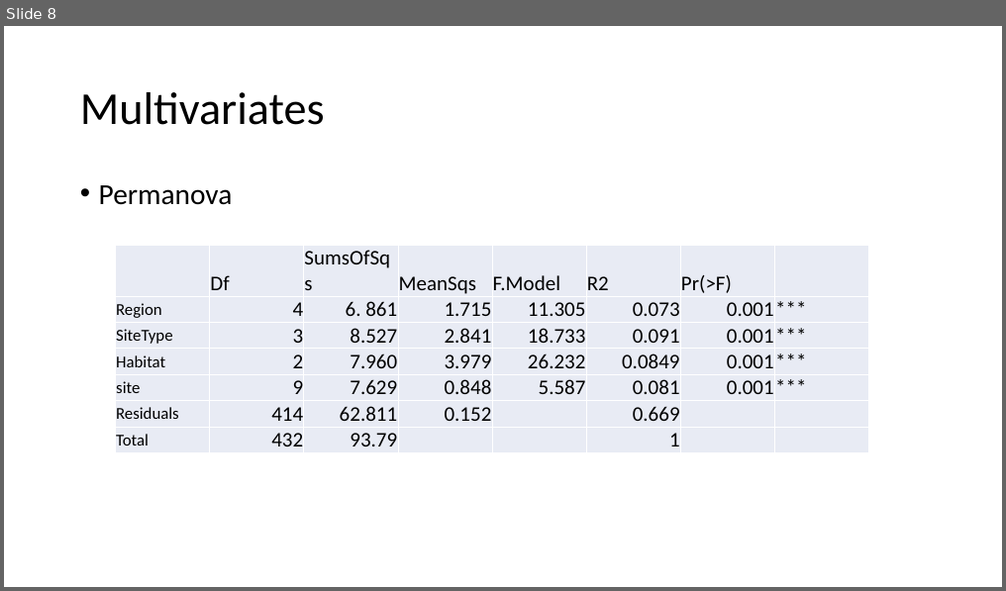
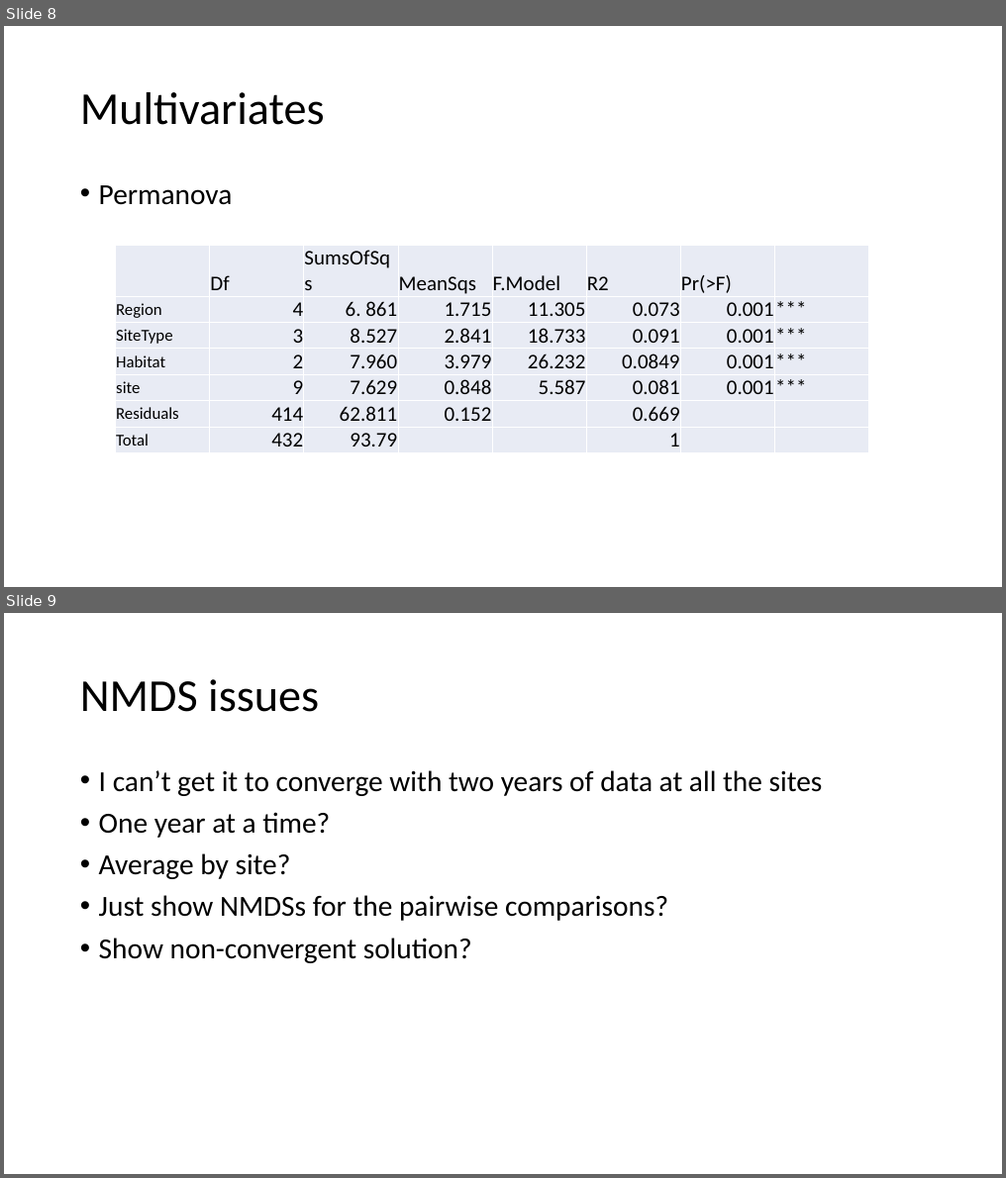
Before and after one commit to rosehartman/FRPreport2018, a slide deck: May phase IV analyses.pptx. Shown one above the other, each under a label of ours: slide 8 before the commit, slides 8 and 9 after it. The pictures are 1006x591 and 1006x1178 pixels, drawn with LibreOffice and Linux fonts; fonts in the diff are those of the drawing. Boxes give left, top, right and bottom in pixels: in the first picture for what was removed or moved away, otherwise in the second. Text is boxed around its words. In the diff, an @@ line names an element or a change of style, - is before the commit and + after.

Commit message:
put all the pairwise comparisons on the powerpoit for the May 8th meeting

```diff
--- a/May phase IV analyses.pptx
+++ b/May phase IV analyses.pptx
@@ slide 9 added at [4,613,1002,1174], background #FFFFFF @@
@@ title added at [80,679,319,712], 44 pt, text #000000 @@
+NMDS issues
@@ text added at [99,770,823,963], 28 pt, text #000000 @@
+• I can’t get it to converge with two years of data at all the sites
+• One year at a time?
+• Average by site?
+• Just show NMDSs for the pairwise comparisons?
+• Show non-convergent solution?
```
Also in this commit, not shown: 5 slides changed, 34 other slides added, 1 slide removed, 12 other files.
